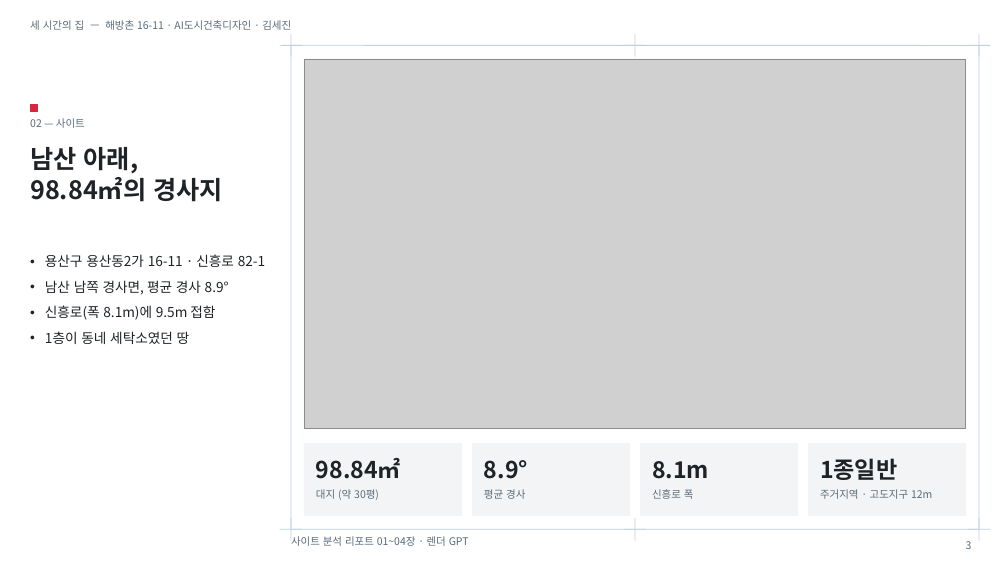
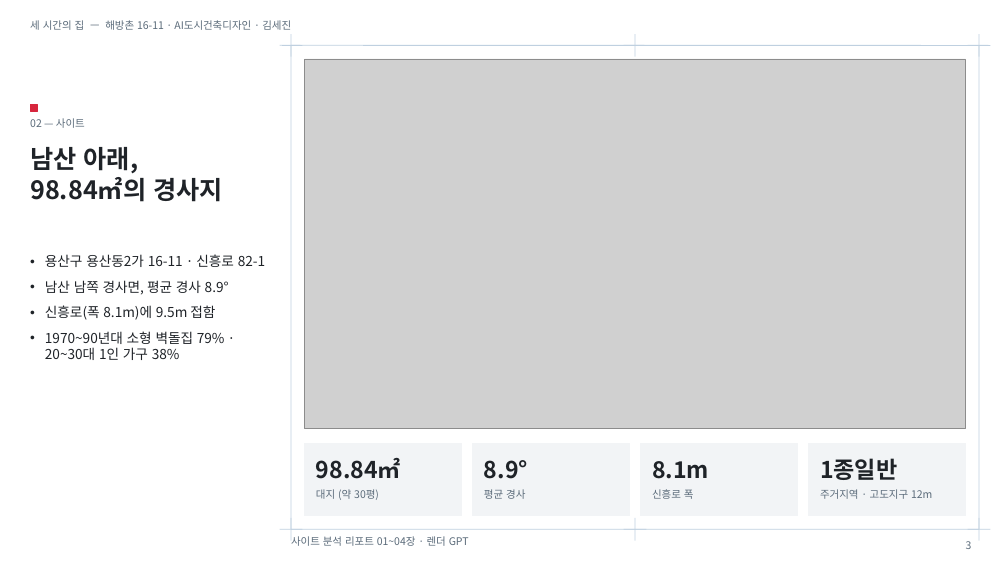
Before and after one commit to greenhopper-design/haebangchon-1611-maquette, a slide deck: slide 3 of assets/slides/three-hours-house.pptx. Drawn at 1008x567 pixels with LibreOffice and Linux fonts; fonts in the diff are those of the drawing; grey boxes stand for pictures. Boxes give left, top, right and bottom in pixels: in the first picture for what was removed or moved away, otherwise in the second. Text is boxed around its words. In the diff, an @@ line names an element or a change of style, - is before the commit and + after.

```diff
--- a/assets/slides/three-hours-house.pptx
+++ b/assets/slides/three-hours-house.pptx
@@ text at <box>45,331,225,360</box>: text changed @@
-• 1층이 동네 세탁소였던 땅
+• 1970~90년대 소형 벽돌집 79% · 20~30대 1인 가구 38%
```
Also in this commit, not shown: 1 other slide changed, 6 other files.
